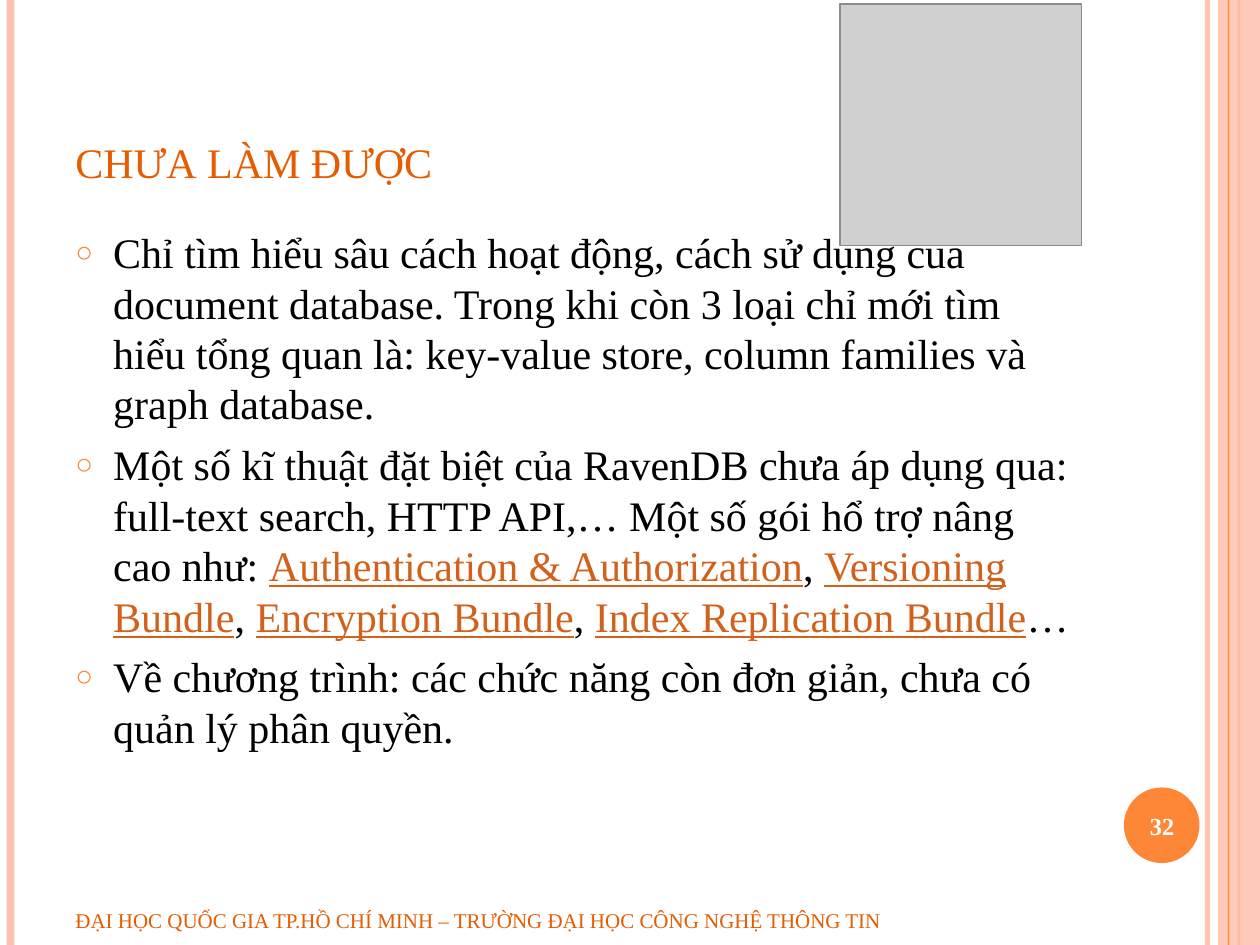
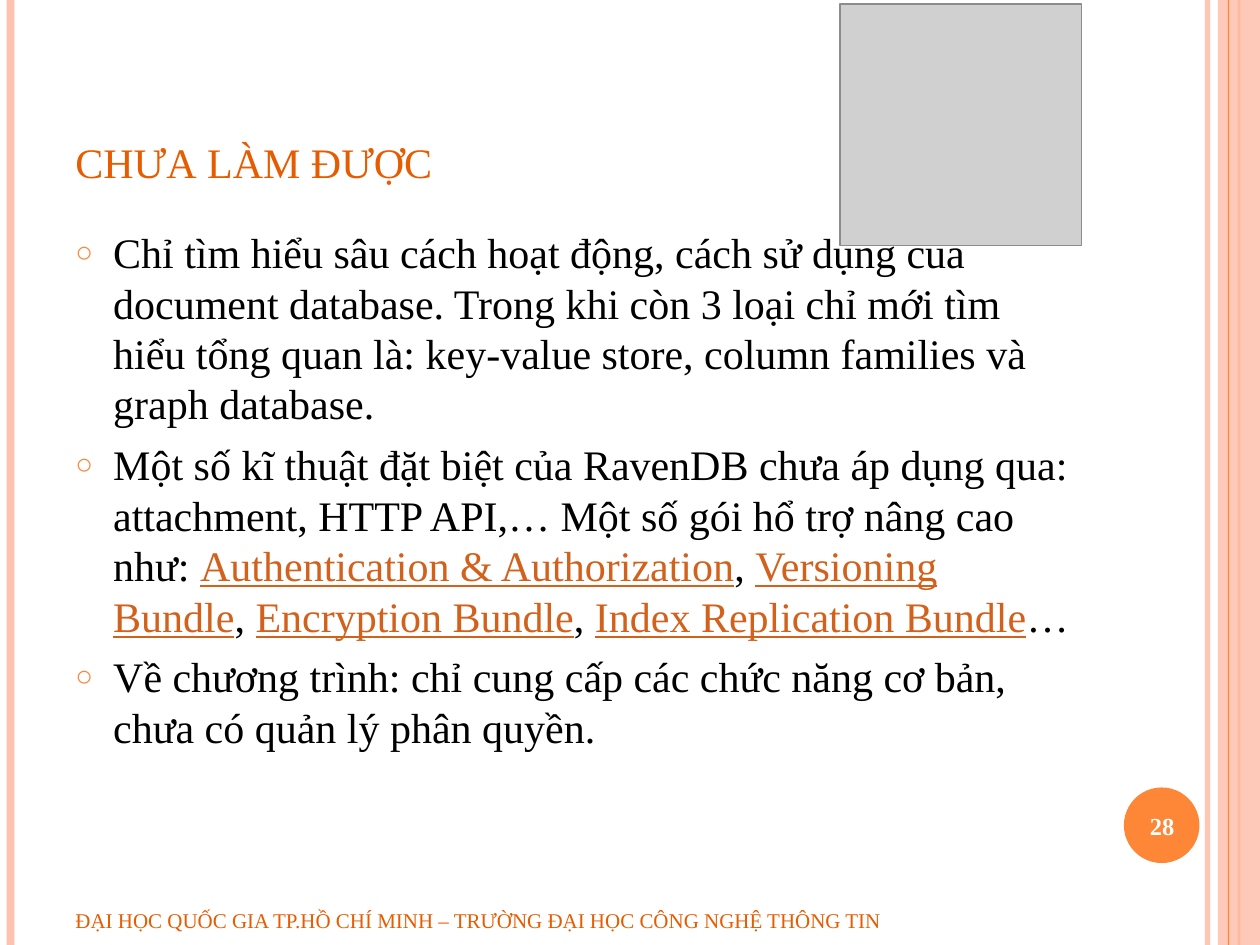
Before and after one commit to geovip/nosqlravendbuit, a slide deck: slide 28 of Document/slide bao cao.pptx (slide 32 before the commit). Drawn at 1260x945 pixels with LibreOffice and Linux fonts; fonts in the diff are those of the drawing; grey boxes stand for pictures; background and template pictures are left out. Boxes give left, top, right and bottom in pixels: in the first picture for what was removed or moved away, otherwise in the second. Text is boxed around its words. In the diff, an @@ line names an element or a change of style, - is before the commit and + after.

```diff
--- a/Document/slide bao cao.pptx
+++ b/Document/slide bao cao.pptx
@@ text at bbox=[113, 449, 1069, 752]: text changed @@
-○ Một số kĩ thuật đặt biệt của RavenDB chưa áp dụng qua: full-text search, HTTP API,… Một số gói hổ trợ nâng cao như: Authentication & Authorization, Versioning Bundle, Encryption Bundle, Index Replication Bundle…
-○ Về chương trình: các chức năng còn đơn giản, chưa có quản lý phân quyền.
+○ Một số kĩ thuật đặt biệt của RavenDB chưa áp dụng qua: attachment, HTTP API,… Một số gói hổ trợ nâng cao như: Authentication & Authorization, Versioning Bundle, Encryption Bundle, Index Replication Bundle…
+○ Về chương trình: chỉ cung cấp các chức năng cơ bản, chưa có quản lý phân quyền.
@@ page number at bbox=[1150, 818, 1175, 836]: text changed @@
-32
+28
```
Also in this commit, not shown: 10 other slides changed, 4 slides removed, 1 other file.
